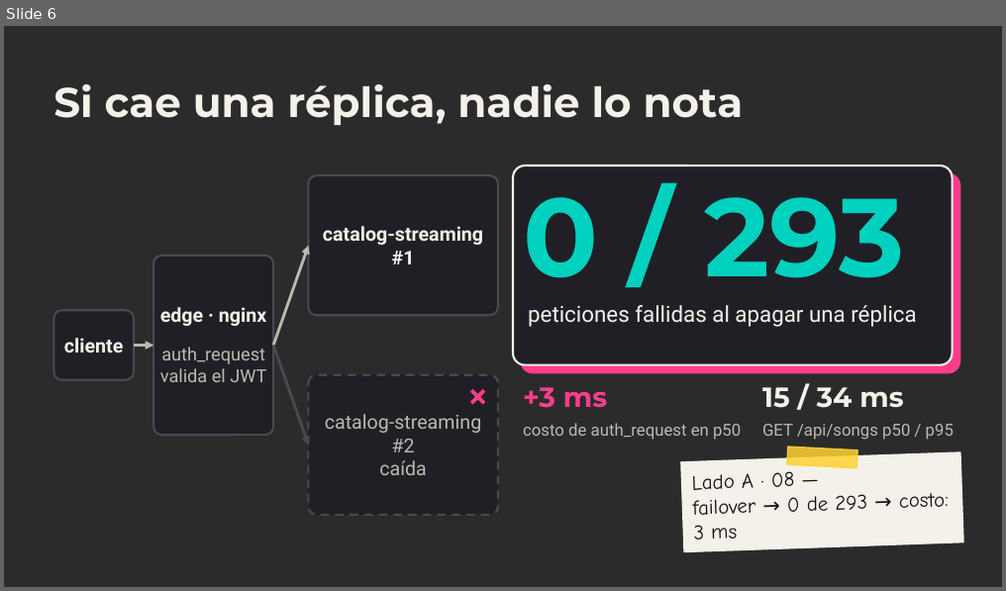
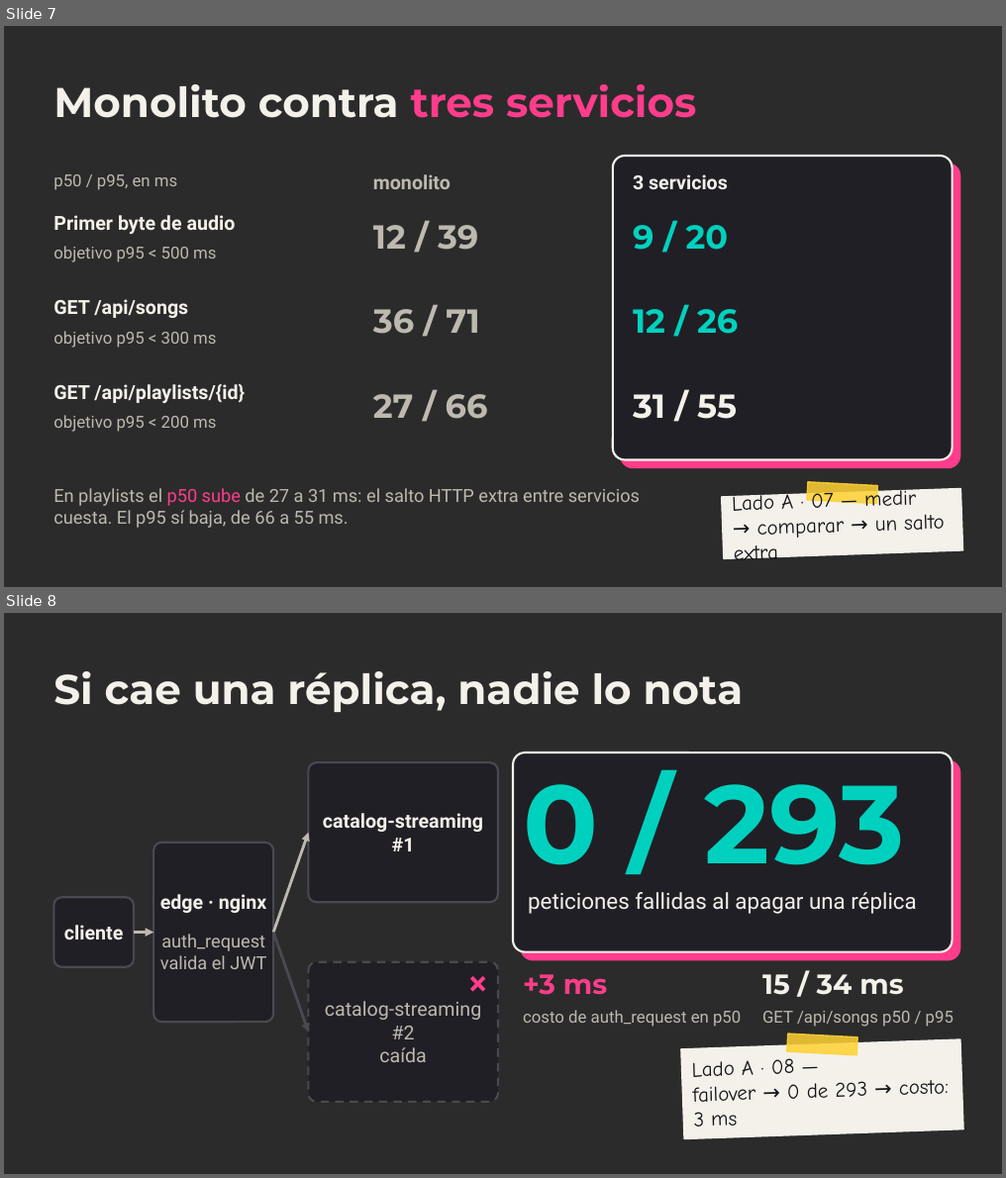
Before and after one commit to ChristianFRZ/FLDSMDFR, a slide deck: docs/presentacion/meloxo.pptx. Shown one above the other, each under a label of ours: slide 6 before the commit, slides 7 and 8 after it. The pictures are 1006x591 and 1006x1178 pixels, drawn with LibreOffice and Linux fonts; fonts in the diff are those of the drawing; background and template pictures are left out; a plain dark background stands for a picture behind light text. Boxes give left, top, right and bottom in pixels: in the first picture for what was removed or moved away, otherwise in the second. Text is boxed around its words. In the diff, an @@ line names an element or a change of style, - is before the commit and + after.

Commit message:
feat(presentacion): lado A·2

```diff
--- a/docs/presentacion/meloxo.pptx
+++ b/docs/presentacion/meloxo.pptx
@@ slide 7 added at <box>4,26,1002,587</box>, background picture (left out) @@
@@ text added at <box>54,84,696,118</box>, 30 pt, text #F4F1EA, bold @@
+Monolito contra tres servicios
@@ rounded rectangle added at <box>613,156,952,460</box>, fill #201F25, outline #F4F1EA 1.5 pt @@
@@ rounded rectangle added at <box>621,164,960,469</box>, fill #FF3D8B, outline #FF3D8B 1 pt @@
@@ text added at <box>54,174,177,190</box>, 12 pt, text #BDB9AF @@
+p50 / p95, en ms
@@ text added at <box>373,174,450,189</box>, 14 pt, text #BDB9AF, bold @@
+monolito
@@ text added at <box>633,174,728,189</box>, 14 pt, text #F4F1EA, bold @@
+3 servicios
@@ text added at <box>54,215,236,234</box>, 14 pt, text #F4F1EA, bold @@
+Primer byte de audio
@@ text added at <box>373,225,478,250</box>, 24 pt, text #BDB9AF, bold @@
+12 / 39
@@ text added at <box>633,225,729,250</box>, 24 pt, text #00D1BE, bold @@
+9 / 20
@@ text added at <box>54,246,216,263</box>, 12 pt, text #BDB9AF @@
+objetivo p95 < 500 ms
@@ text added at <box>54,299,188,318</box>, 14 pt, text #F4F1EA, bold @@
+GET /api/songs
@@ text added at <box>373,309,479,334</box>, 24 pt, text #BDB9AF, bold @@
+36 / 71
@@ text added at <box>633,309,738,334</box>, 24 pt, text #00D1BE, bold @@
+12 / 26
@@ text added at <box>54,331,216,348</box>, 12 pt, text #BDB9AF @@
+objetivo p95 < 300 ms
@@ text added at <box>54,384,245,403</box>, 14 pt, text #F4F1EA, bold @@
+GET /api/playlists/{id}
@@ text added at <box>373,394,488,419</box>, 24 pt, text #BDB9AF, bold @@
+27 / 66
@@ text added at <box>633,394,737,419</box>, 24 pt, text #F4F1EA, bold @@
+31 / 55
@@ text added at <box>54,415,216,432</box>, 12 pt, text #BDB9AF @@
+objetivo p95 < 200 ms
@@ text added at <box>54,488,640,528</box>, 13 pt, text #BDB9AF @@
+En playlists el p50 sube de 27 a 31 ms: el salto HTTP extra entre servicios cuesta. El p95 sí baja, de 66 a 55 ms.
@@ rectangle added at <box>722,489,963,559</box>, fill #F4F1EA, outline #F4F1EA 1 pt @@
@@ text added at <box>732,487,944,569</box>, 15 pt, text #141317 @@
+Lado A · 07 — medir
+→ comparar → un salto extra
@@ rectangle added at <box>807,482,877,504</box>, fill #FFD233 at 85% opacity, outline #FFD233 1 pt @@
@@ what was slide 6 is now slide 8 @@
```
Also in this commit, not shown: 1 other slide added, 2 other files.
